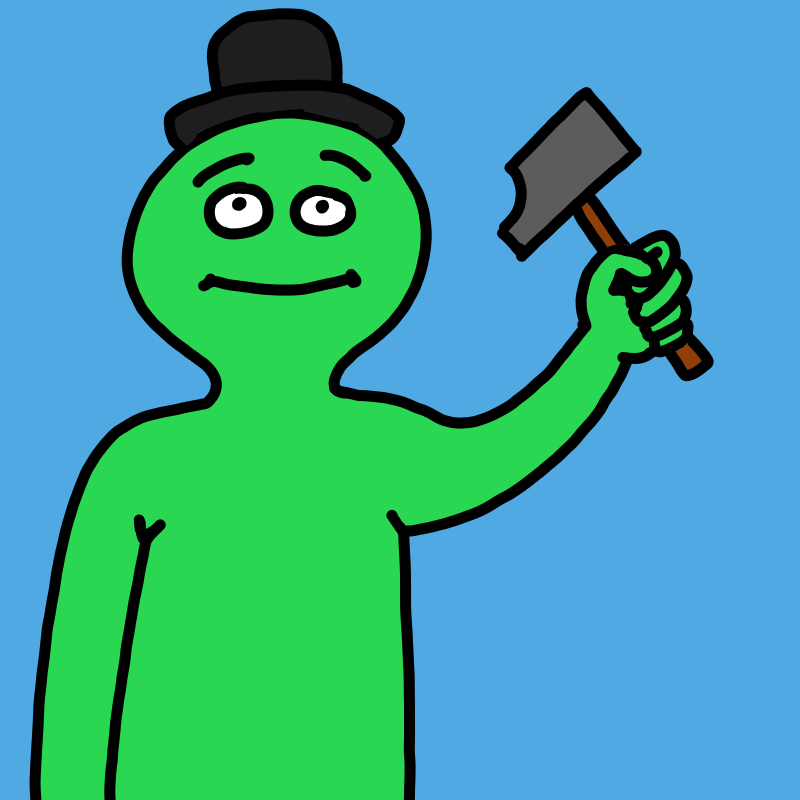
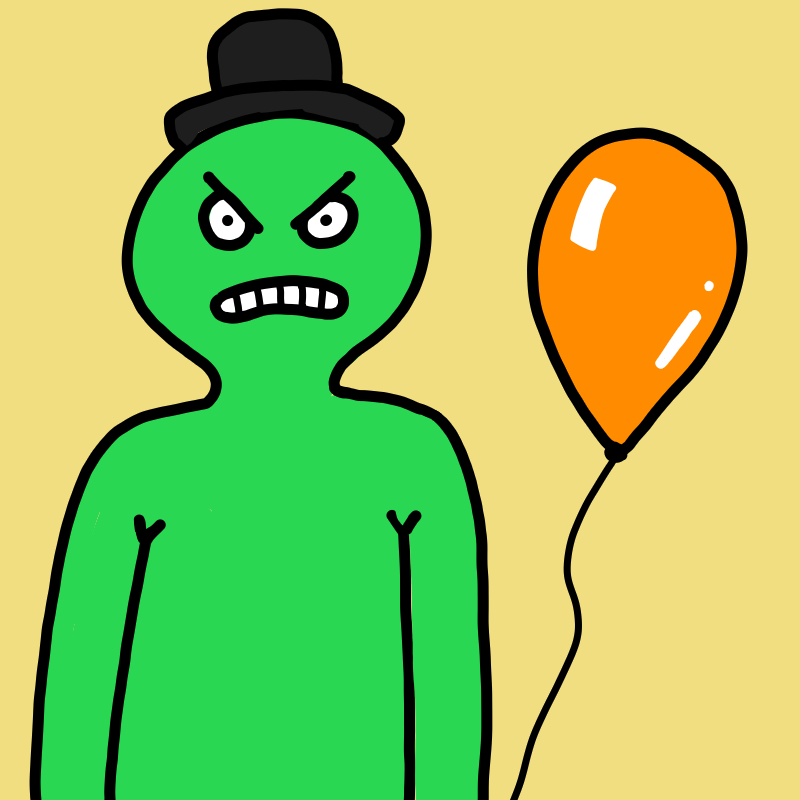
Comparing the layer stacks of the two 800 x 800 images. Changes:
hid "happy" over [192,149,372,296]
showed "angry" over [197,171,359,324]
hid "hammer[1]#arm:up" over [497,87,714,382]
showed "baloon[2]#arm:down" over [510,127,748,800]
hid "green arm up[4]#color:green|arm:up" over [397,229,694,537]
showed "arm down#color:green|arm:down" over [395,409,493,800]
showed "yellow bg" over [0,0,800,800]
hid "blue bg" over [0,0,800,800]
